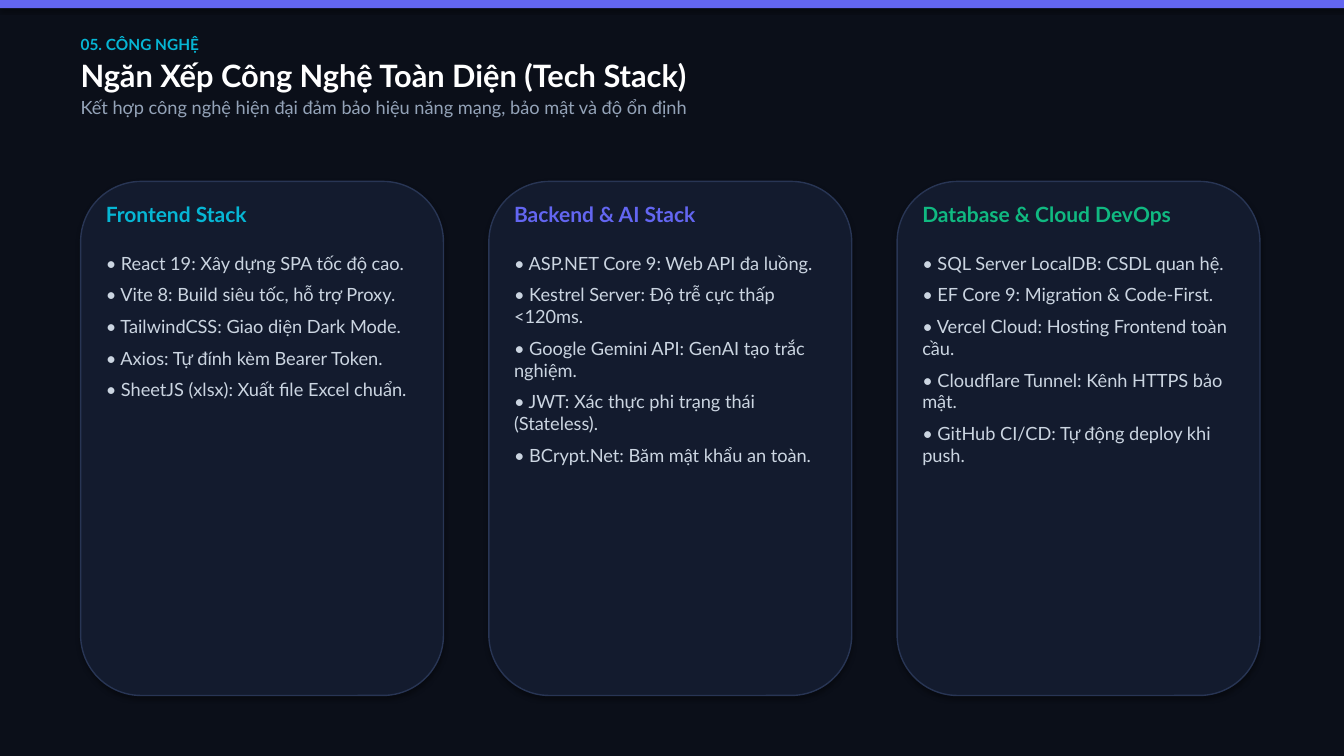
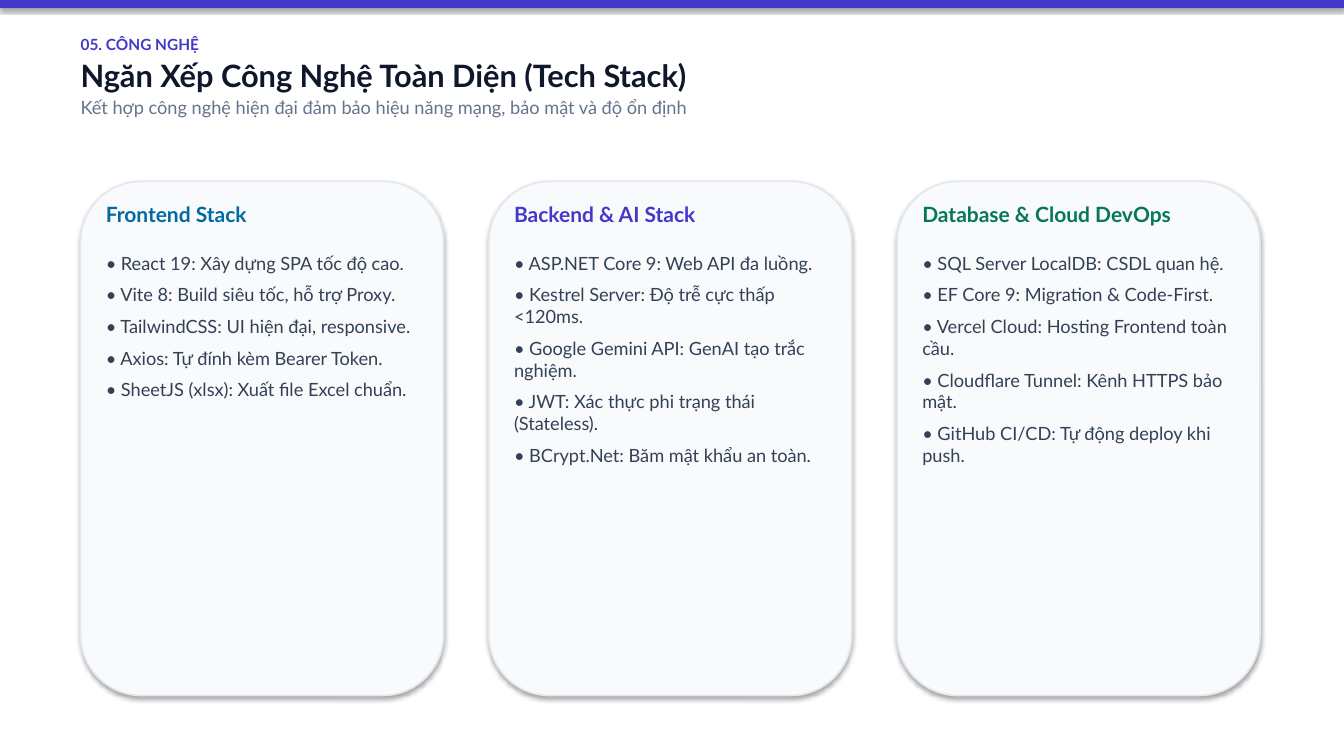
Before and after one commit to hieuqt05/quiz-ai-system, a slide deck: slide 6 of slide_thuyet_trinh_QuizAI_final.pptx. Drawn at 1344x756 pixels with LibreOffice and Linux fonts; fonts in the diff are those of the drawing. Boxes give left, top, right and bottom in pixels: in the first picture for what was removed or moved away, otherwise in the second. Text is boxed around its words. In the diff, an @@ line names an element or a change of style, - is before the commit and + after.

Commit message:
style: convert slide deck to clean white background theme

```diff
--- a/slide_thuyet_trinh_QuizAI_final.pptx
+++ b/slide_thuyet_trinh_QuizAI_final.pptx
@@ rectangle at (x1=0, y1=0, x2=1344, y2=756): fill #0B0F19 to #FFFFFF @@
@@ rectangle at (x1=0, y1=0, x2=1344, y2=8): fill #6366F1 to #4338CA @@
@@ text "05. CÔNG NGHỆ" at (x1=81, y1=36, x2=687, y2=118): text colour #06B6D4 to #4338CA in "05. CÔNG NGHỆ"; text colour #FFFFFF to #0F172A in "Ngăn Xếp Công Nghệ Toàn Diện (Tech ..."; text colour #94A3B8 to #64748B in "Kết hợp công nghệ hiện đại đảm ..." @@
@@ text "Frontend Stack" at (x1=106, y1=206, x2=247, y2=222): text colour #06B6D4 to #0369A1 @@
@@ text "Backend & AI Stack" at (x1=514, y1=206, x2=696, y2=222): text colour #6366F1 to #4338CA @@
@@ fill #131B2E to #F8FAFC; outline #283554 1 pt to #E2E8F0 1.2 pt in 3 elements at (x1=81, y1=181, x2=444, y2=696), (x1=489, y1=181, x2=852, y2=696), (x1=897, y1=181, x2=1260, y2=696) @@
@@ text "Database & Cloud DevOps" at (x1=922, y1=206, x2=1171, y2=226): text colour #10B981 to #047857 @@
@@ text at (x1=120, y1=255, x2=406, y2=399): text colour #CBD5E1 to #334155 in "• React 19: Xây dựng SPA tốc ...", "• Vite 8: Build siêu tốc, hỗ ...", "• Axios: Tự đính kèm Bearer Token.", "• SheetJS (xlsx): Xuất file Excel chuẩn." @@
@@ text "• ASP.NET Core 9: Web ..." at (x1=514, y1=255, x2=813, y2=465): text colour #CBD5E1 to #334155 @@
@@ text "• SQL Server LocalDB: CSDL ..." at (x1=922, y1=256, x2=1227, y2=465): text colour #CBD5E1 to #334155 @@
@@ text at (x1=120, y1=319, x2=411, y2=336): text changed; text colour #CBD5E1 to #334155 @@
-• TailwindCSS: Giao diện Dark Mode.
+• TailwindCSS: UI hiện đại, responsive.
```
Also in this commit, not shown: 16 other slides changed, 1 other file.
